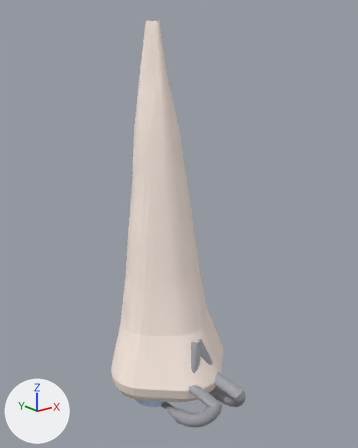
Before and after pictures for a commit that changed the glTF model output/base.glb.
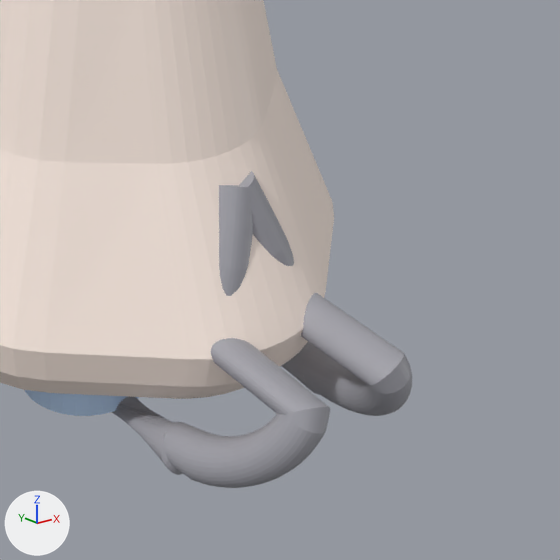
Each version appears first whole from a 50 mm lens placed at (-43.9, -61.1, 45.9), pointed at (-0.7, -7.1, 24.3), and next in a close-up on the part from 36% to 80% of the width and 65% to 100% of the height. Every picture has the same lights, and +X, +Y and +Z are marked at lower left. The older version's two pictures come first.

Script lines for the objects in view, before the commit:
```python
me_body = bpy.data.meshes.new('body')
me_body.from_pydata(...)  # 858 vertices, 1712 faces; spans x -10.2..10.2, y -13.5..2.2, z -4.3..52.2
me_body.materials.append(mat_defaultmaterial)
me_frame_left = bpy.data.meshes.new('frame_left')
me_frame_left.from_pydata(...)  # 928 vertices, 1852 faces; spans x -5.25..0.94, y -18.36..-4.9, z -5.6..6.44
me_frame_left.materials.append(mat_defaultmaterial_003)
me_frame_right = bpy.data.meshes.new('frame_right')
me_frame_right.from_pydata(...)  # 928 vertices, 1852 faces; spans x -0.94..5.25, y -18.36..-4.9, z -5.6..6.44
me_frame_right.materials.append(mat_defaultmaterial_004)
ob_body = bpy.data.objects.new('body', me_body)
ob_body.location = (0.0, 0.0, 0.0)
ob_frame_left = bpy.data.objects.new('frame_left', me_frame_left)
ob_frame_left.location = (0.0, 0.0, 0.0)
ob_frame_right = bpy.data.objects.new('frame_right', me_frame_right)
ob_frame_right.location = (0.0, 0.0, 0.0)
# also in view: 'plug_left' at (-4.2, -4.9, -0.6)
```
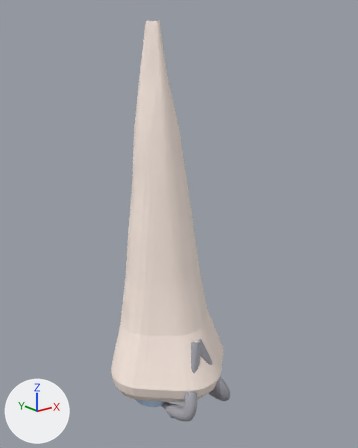
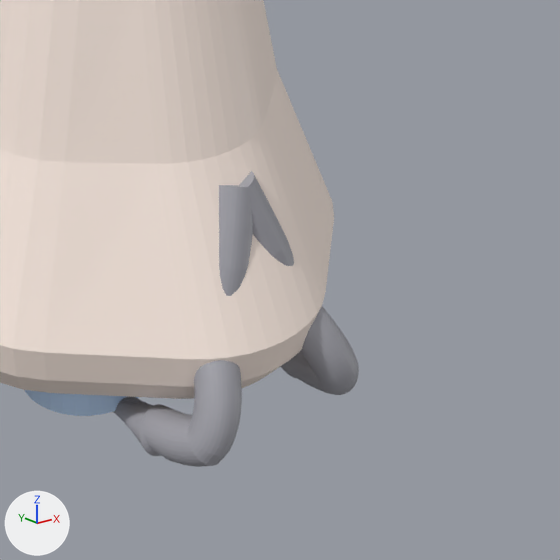
Pixel boxes [x1, y1, x2, y2] of what changed, in the close-ups (560 x 560 px; the box of a moved part takes in the faces that stretch with it):
'frame_left', reshaped: before [112, 185, 330, 488]; after [113, 185, 253, 467]
'frame_right', reshaped (30% narrower, 9% shorter): before [239, 171, 412, 416]; after [239, 171, 359, 395]
part 1 of me_frame_left, moved or reshaped: before [112, 338, 330, 488]; after [113, 360, 242, 467]
part 2 of me_frame_right, moved or reshaped: before [282, 293, 412, 416]; after [280, 306, 359, 395]

The edits, one by one:
me_frame_left is used by ob_frame_left; location (0.0, 0.0, 0.0).
me_frame_left had 928 vertices, 1852 faces and spanned x -5.25..0.94, y -18.36..-4.9, z -5.6..6.44.
me_frame_left now has 928 vertices, 1852 faces and spans x -5.25..0.94, y -14.06..-4.9, z -5.6..6.44.
me_frame_left part 1: 768 of 928 vertices moved; they spanned x -5.23..-1.22, y -18.36..-10.48, z -5.47..0.73 and now span x -5.23..-1.25, y -14.06..-9.61, z -5.5..0.56; mean shift (0.0, 3.22, 0.0); largest move (-2.42, -18.36, -0.53) -> (-2.08, -12.38, 0.22).
me_frame_right is used by ob_frame_right; location (0.0, 0.0, 0.0).
me_frame_right had 928 vertices, 1852 faces and spanned x -0.94..5.25, y -18.36..-4.9, z -5.6..6.44.
me_frame_right now has 928 vertices, 1852 faces and spans x -0.94..5.25, y -14.06..-4.9, z -5.6..6.44.
me_frame_right part 2: 768 of 928 vertices moved; they spanned x 1.22..5.23, y -18.36..-10.48, z -5.47..0.73 and now span x 1.25..5.23, y -14.06..-9.61, z -5.5..0.56; mean shift (0.0, 3.22, 0.0); largest move (2.42, -18.36, -0.53) -> (2.08, -12.38, 0.22).
